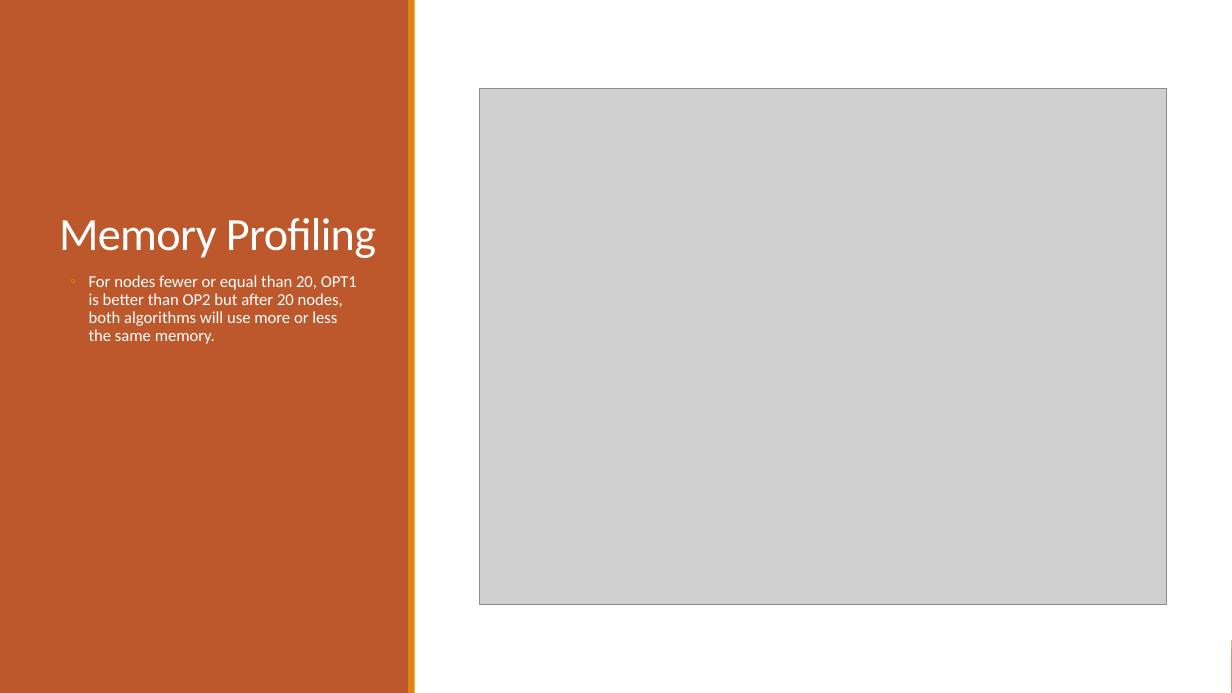
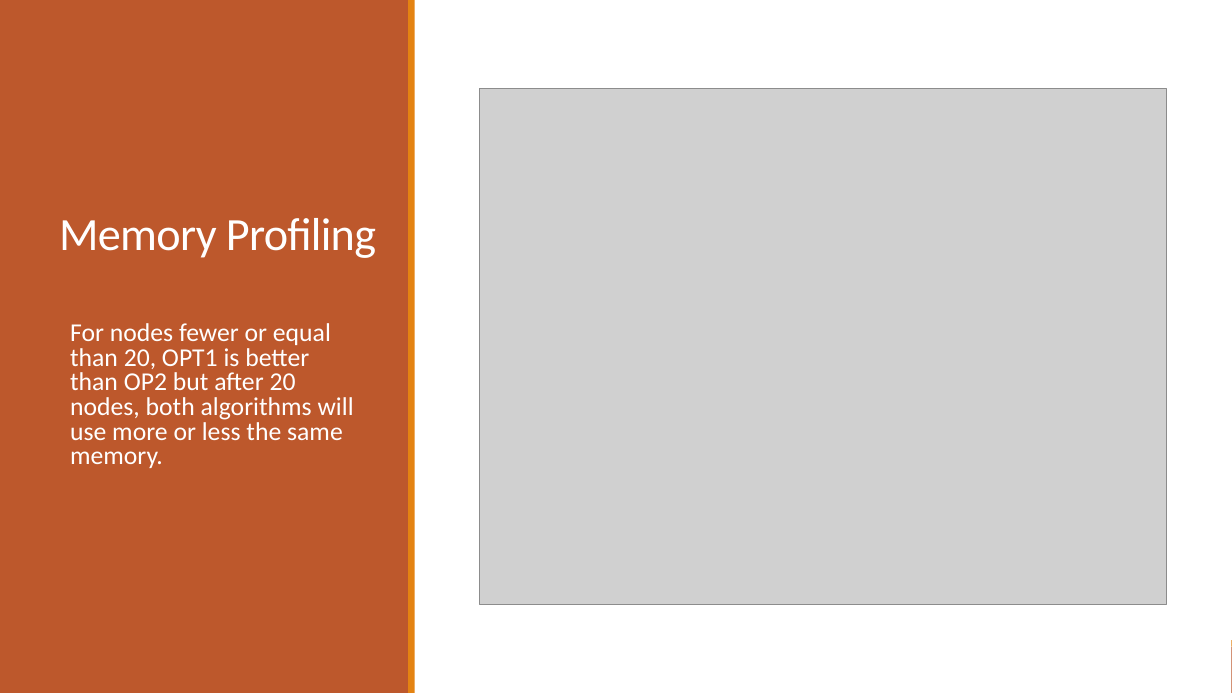
Before and after one commit to spolo96/aapp-retiming_project, a slide deck: slide 16 of Retiming10670388_ProjectPresentation.pptx. Drawn at 1232x693 pixels with LibreOffice and Linux fonts; fonts in the diff are those of the drawing; grey boxes stand for pictures. Boxes give left, top, right and bottom in pixels: in the first picture for what was removed or moved away, otherwise in the second. Text is boxed around its words. In the diff, an @@ line names an element or a change of style, - is before the commit and + after.

```diff
--- a/Retiming10670388_ProjectPresentation.pptx
+++ b/Retiming10670388_ProjectPresentation.pptx
@@ text "For nodes fewer or equal ...": place and size @@
-text "For nodes fewer or equal ..." at [89,275,357,344]
+text "For nodes fewer or equal ..." at [70,323,354,468]
@@ text "For nodes fewer or equal ..." at [70,323,354,468]: size 13 to 20 pt; bullet ◦ to none; line spacing 0.9 to 0.8 @@
```
Also in this commit, not shown: 1 slide added, 7 other files.
